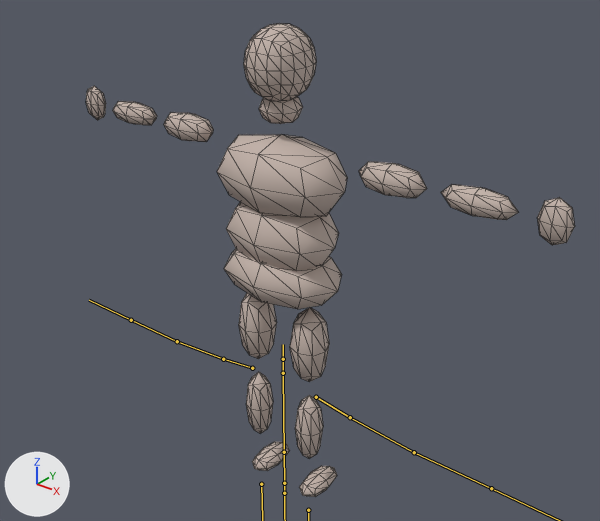
Renders of the glTF model Assets/fantasy-game/Assets/StreamingAssets/Models/humanoid_rigged.glb from each side of a commit.
Camera for both pictures: a 50 mm camera at (1.64, -1.95, 3.15) aimed at (0.04, 0.04, 1.91). The lights are fixed; the arrows at lower left show +X, +Y and +Z. The bones that bend it are drawn over the model as lines. Mesh edges are drawn as thin lines.

Names of what the first picture shows: 'Humanoid'.
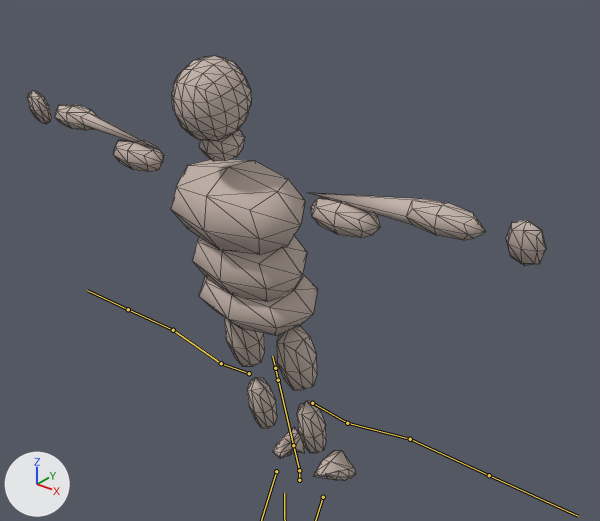
The newer file adds an action. The first version stands in its rest pose; the second is drawn at frame 5 of the action 'Jump'.

Boxes (x1, y1, x2, y2) around the edits, measured in the pictures (600 x 521 px):
```json
{"object": "Humanoid", "change": "posed", "before": [86, 24, 575, 497], "after": [28, 56, 546, 481], "on screen": "10% shorter"}
{"bone": "Hips", "before": "(284, 493) to (284, 483)", "after": "(299, 480) to (299, 470)"}
{"bone": "Spine", "before": "(284, 483) to (284, 452)", "after": "(299, 470) to (293, 445)"}
{"bone": "UpperArm_L", "before": "(350, 417) to (414, 452)", "after": "(347, 423) to (410, 439)"}
{"bone": "LowerArm_L", "before": "(414, 452) to (491, 488)", "after": "(410, 439) to (489, 475)"}
{"bone": "UpperArm_R", "before": "(223, 359) to (177, 341)", "after": "(221, 363) to (173, 330)"}
{"bone": "LowerArm_R", "before": "(177, 341) to (131, 320)", "after": "(173, 330) to (128, 309)"}
```

The change, as JSON lines over the scene's bpy script:
```json
{"block": "bone_hips", "where": "bone_hips = bpy.data.objects['Armature'].pose.bones['Hips']  # child of 'Root'"}
{"op": "set", "path": "bone_hips.location", "old": "(0.0, 0.0, 0.0)", "new": "(0.0, 0.0, -0.094)"}
{"block": "bone_spine", "where": "bone_spine = bpy.data.objects['Armature'].pose.bones['Spine']  # child of 'Hips'"}
{"op": "set", "path": "bone_spine.rotation_quaternion", "old": "(1.0, 0.0, 0.0, 0.0)", "new": "(0.992, 0.122, 0.0, 0.0)", "note": "degrees (0, 0, 0) -> degrees (14, 0, 0)"}
{"block": "bone_upperarm_l", "where": "bone_upperarm_l = bpy.data.objects['Armature'].pose.bones['UpperArm_L']  # child of 'Shoulder_L'"}
{"op": "set", "path": "bone_upperarm_l.rotation_quaternion", "old": "(1.0, 0.0, 0.0, 0.0)", "new": "(0.988, 0.153, 0.0, 0.0)", "note": "degrees (0, 0, 0) -> degrees (18, 0, 0)"}
{"block": "bone_lowerarm_l", "where": "bone_lowerarm_l = bpy.data.objects['Armature'].pose.bones['LowerArm_L']  # child of 'UpperArm_L'"}
{"op": "set", "path": "bone_lowerarm_l.rotation_quaternion", "old": "(1.0, 0.0, 0.0, 0.0)", "new": "(0.986, -0.169, 0.0, 0.0)", "note": "degrees (0, 0, 0) -> degrees (-19, 0, 0)"}
{"block": "bone_upperarm_r", "where": "bone_upperarm_r = bpy.data.objects['Armature'].pose.bones['UpperArm_R']  # child of 'Shoulder_R'"}
{"op": "set", "path": "bone_upperarm_r.rotation_quaternion", "old": "(1.0, 0.0, 0.0, 0.0)", "new": "(0.988, 0.153, 0.0, 0.0)", "note": "degrees (0, 0, 0) -> degrees (18, 0, 0)"}
{"block": "bone_lowerarm_r", "where": "bone_lowerarm_r = bpy.data.objects['Armature'].pose.bones['LowerArm_R']  # child of 'UpperArm_R'"}
{"op": "set", "path": "bone_lowerarm_r.rotation_quaternion", "old": "(1.0, 0.0, 0.0, 0.0)", "new": "(0.986, -0.169, 0.0, 0.0)", "note": "degrees (0, 0, 0) -> degrees (-19, 0, 0)"}
{"block": "bone_upperleg_l", "where": "bone_upperleg_l = bpy.data.objects['Armature'].pose.bones['UpperLeg_L']  # child of 'Hips'"}
{"op": "set", "path": "bone_upperleg_l.rotation_quaternion", "old": "(1.0, 0.0, 0.0, 0.0)", "new": "(0.969, -0.246, 0.0, 0.0)", "note": "degrees (0, 0, 0) -> degrees (-28, 0, 0)"}
{"block": "bone_upperleg_r", "where": "bone_upperleg_r = bpy.data.objects['Armature'].pose.bones['UpperLeg_R']  # child of 'Hips'"}
{"op": "set", "path": "bone_upperleg_r.rotation_quaternion", "old": "(1.0, 0.0, 0.0, 0.0)", "new": "(0.969, -0.246, 0.0, 0.0)", "note": "degrees (0, 0, 0) -> degrees (-28, 0, 0)"}
```
